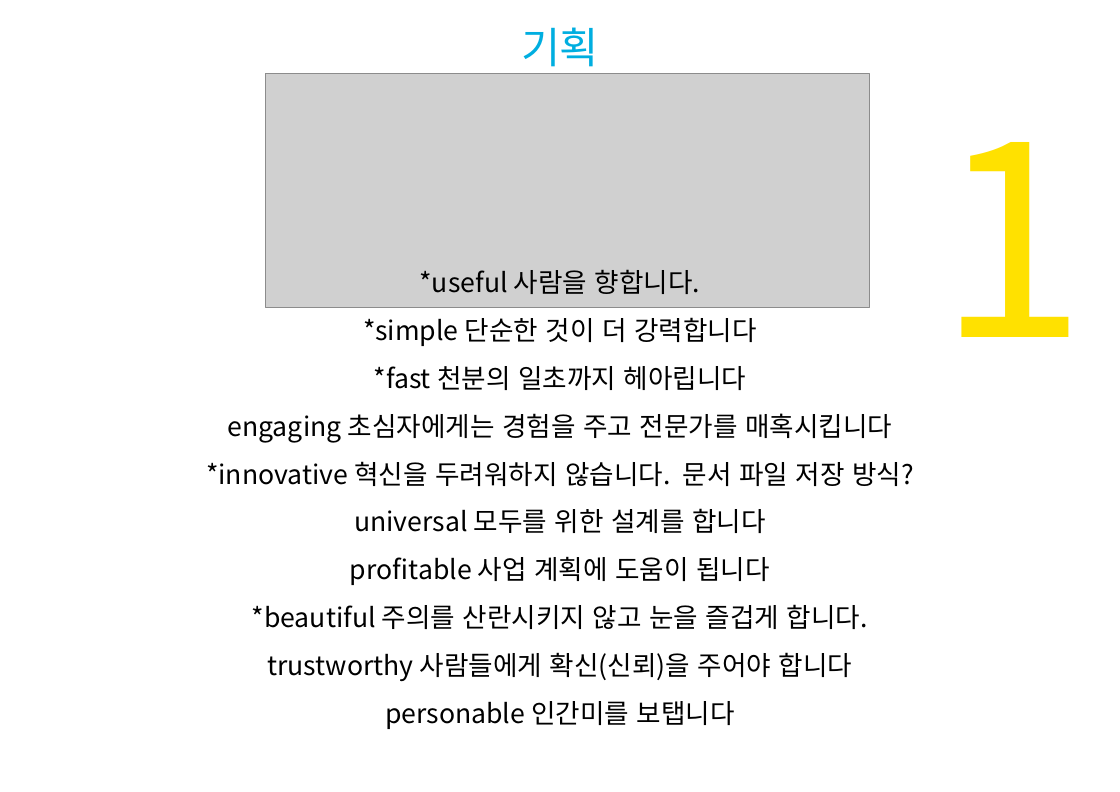
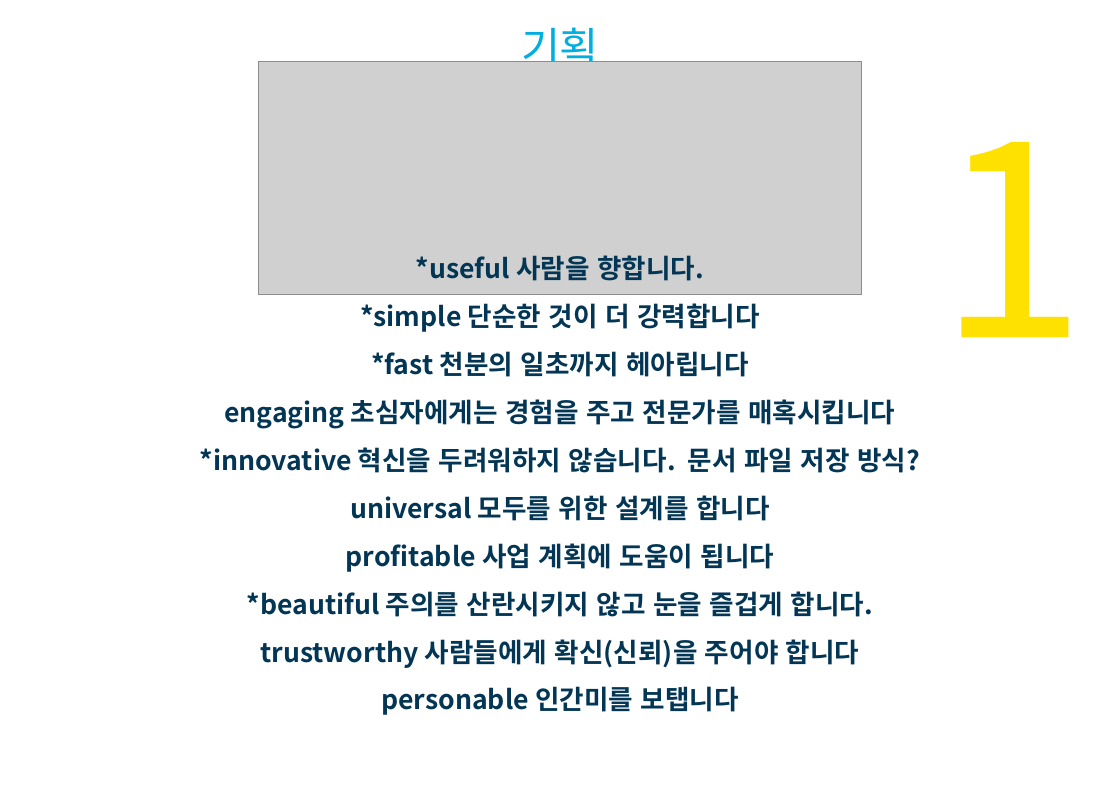
Before and after one commit to luke9349/LTNS_jsp_re, a slide deck: slide 5 of DOC/LTNS_jsp_최종.pptx. Drawn at 1120x792 pixels with LibreOffice and Linux fonts; fonts in the diff are those of the drawing; grey boxes stand for pictures; background and template pictures are left out. Boxes give left, top, right and bottom in pixels: in the first picture for what was removed or moved away, otherwise in the second. Text is boxed around its words. In the diff, an @@ line names an element or a change of style, - is before the commit and + after.

```diff
--- a/DOC/LTNS_jsp_최종.pptx
+++ b/DOC/LTNS_jsp_최종.pptx
@@ picture: place and size @@
-picture at <box>266,74,870,308</box>
+picture at <box>259,61,862,295</box>
@@ text "*useful 사람을 향합니다.": place and size @@
-text "*useful 사람을 향합니다." at <box>206,269,914,729</box>
+text "*useful 사람을 향합니다." at <box>200,255,920,715</box>
@@ text "*useful 사람을 향합니다." at <box>200,255,920,715</box>: text colour #000000 to #033655, bold on @@
```
Also in this commit, not shown: 8 other slides changed, 1 other file.
